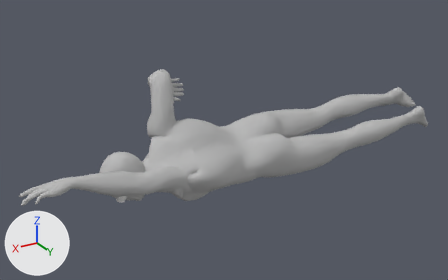
What one commit did to the Blender file 3D_Assets/Swimmer.blend.
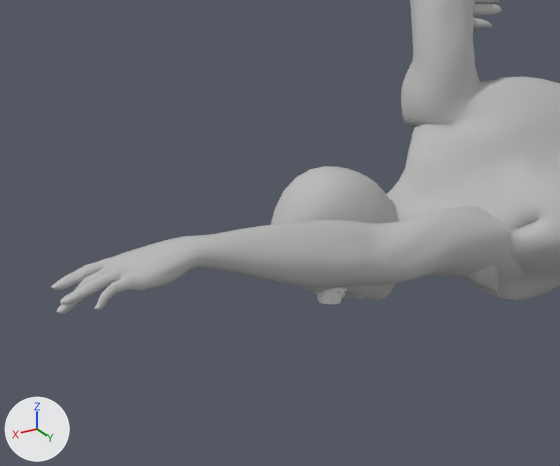
Old and new are each drawn whole from a 50 mm camera at (2.84, 2.53, 1.19) aimed at (1.24, -0.14, -0.14) and again close up on the part from 0% to 46% of the width and 32% to 93% of the height. Lighting does not change. The marker at lower left points along +X, +Y and +Z. The first two pictures are the older version. Both versions are drawn at frame 60 of the action 'Freestyle'; the numbers are the values there.

The first close-up shows 'MaleMesh' and 1 more.
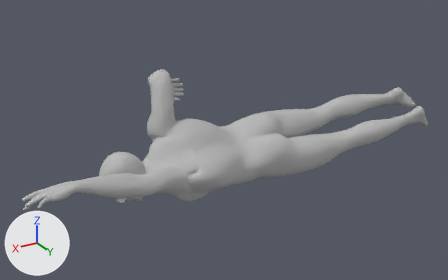
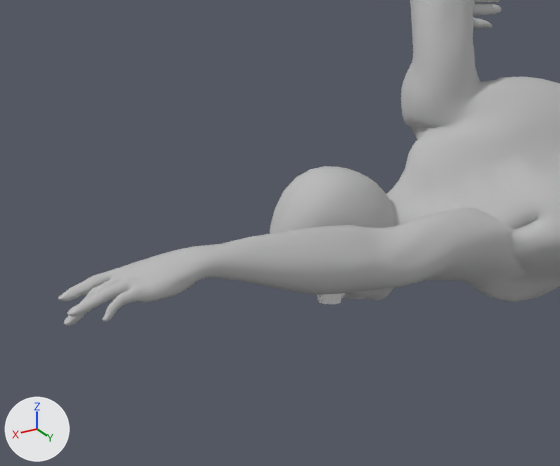
What differs and where, as boxes (x1, y1, x2, y2) in the close-ups (560 x 466 px):
'MaleMesh', posed: before (51, 0, 560, 314); after (58, 0, 560, 326)

What the commit changed:
Bone 'hand_ik.L' (bone_hand_ik_l) moves from (-0.364, 0.167, 1.088) to (-0.323, 0.167, 1.088).
